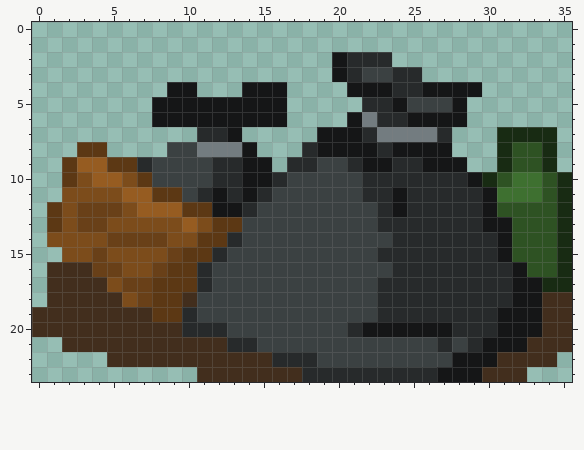
File history of a pixel-art sprite, Code/TheCheaps/Content/LEVEL_Trash_02.png. This is how it looked before the edit.
The file is 72x48 pixels, drawn in blocks of 2x2; one block is one cell here.
New version:
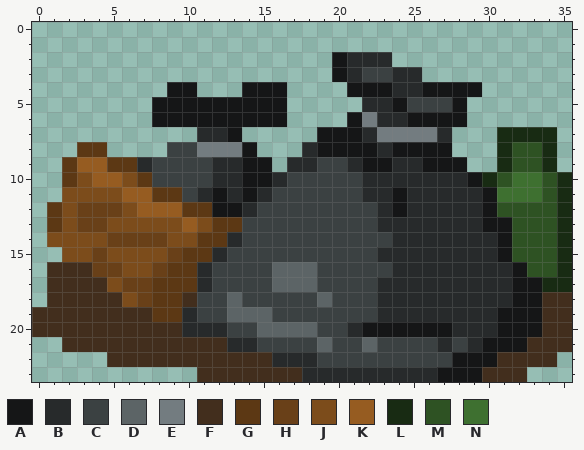
Palette (. is transparent): A #151617  B #272a2b  C #3b4142  D #5c6466  E #737c80  F #422e1d  G #5c3814  H #694018  J #7c4c1b  K #965c21  L #182b13  M #2e5223  N #3e7030
Diff:
y 16..17: x 16..18 CCC -> DDD
y 18: x 13 C -> D; x 19 C -> D
y 19: x 13..15 CCC -> DDD
y 20: x 15..18 CCCC -> DDDD
y 21: x 19 C -> D; x 22 C -> D
Changed places in both pictures, as pixel boxes (x1, y1, x2, y2):
changed: (227, 262, 377, 352)
